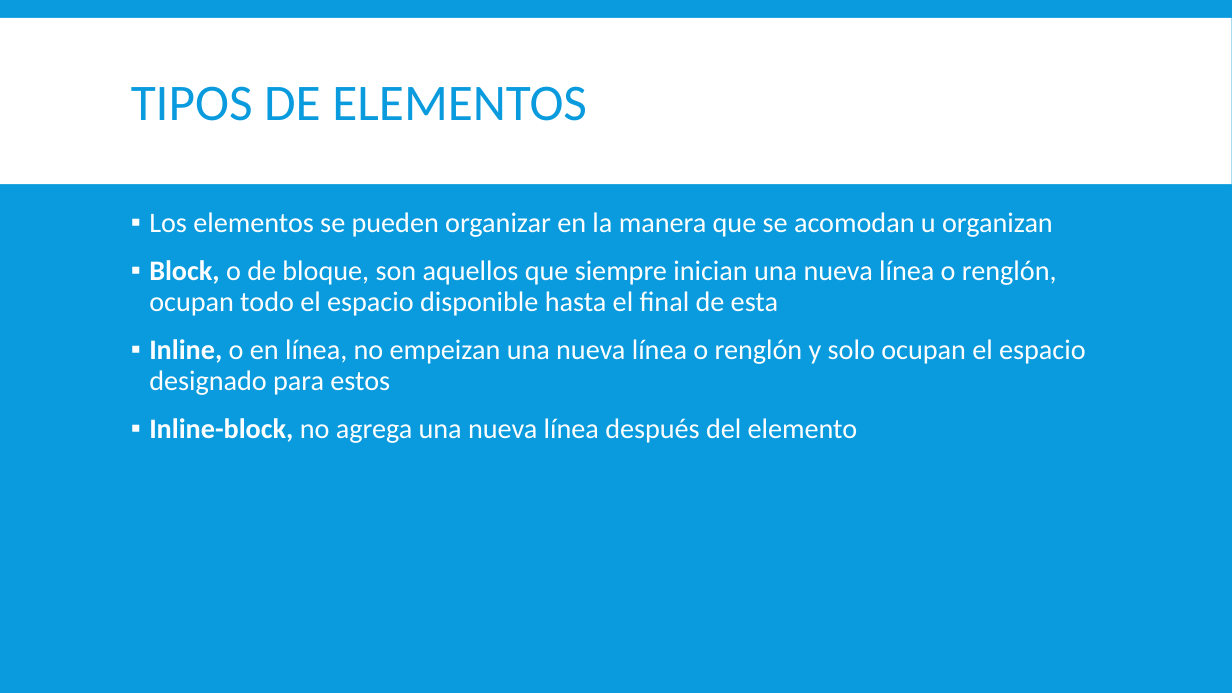
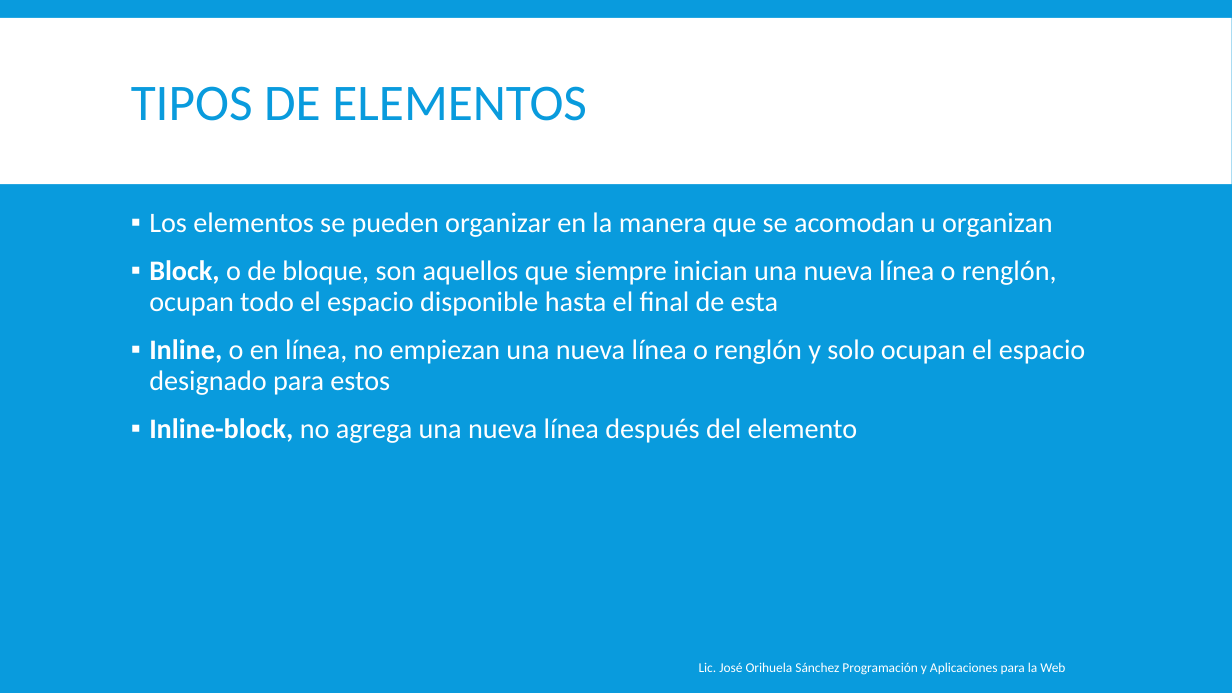
Before and after one commit to magoclown/PAPW, a slide deck: slide 24 of Presentaciones/Primer Parcial/DISEÑO WEB.pptx. Drawn at 1232x693 pixels with LibreOffice and Linux fonts; fonts in the diff are those of the drawing. Boxes give left, top, right and bottom in pixels: in the first picture for what was removed or moved away, otherwise in the second. Text is boxed around its words. In the diff, an @@ line names an element or a change of style, - is before the commit and + after.

Commit message:
Correccion de typos

```diff
--- a/Presentaciones/Primer Parcial/DISEÑO WEB.pptx
+++ b/Presentaciones/Primer Parcial/DISEÑO WEB.pptx
@@ text at [149, 339, 1086, 395]: text changed @@
-▪ Inline, o en línea, no empeizan una nueva línea o renglón y solo ocupan el espacio designado para estos
+▪ Inline, o en línea, no empiezan una nueva línea o renglón y solo ocupan el espacio designado para estos
@@ text added at [699, 662, 1065, 675], 10.5 pt, text #FFFFFF @@
+Lic. José Orihuela Sánchez Programación y Aplicaciones para la Web
```
Also in this commit, not shown: 25 other slides changed.
